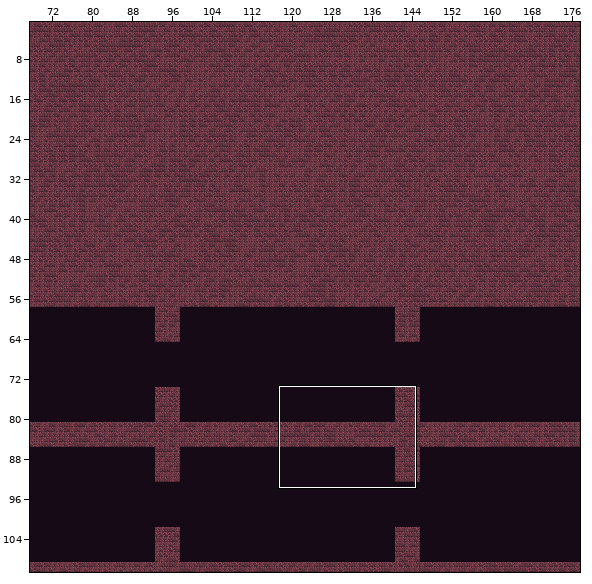
An edit to a level. Tiled map, android/assets/maps/CavernMap1.tmx. The first picture is a wide view before the edit; the outline marks the close-up.
Close-up. As it was:
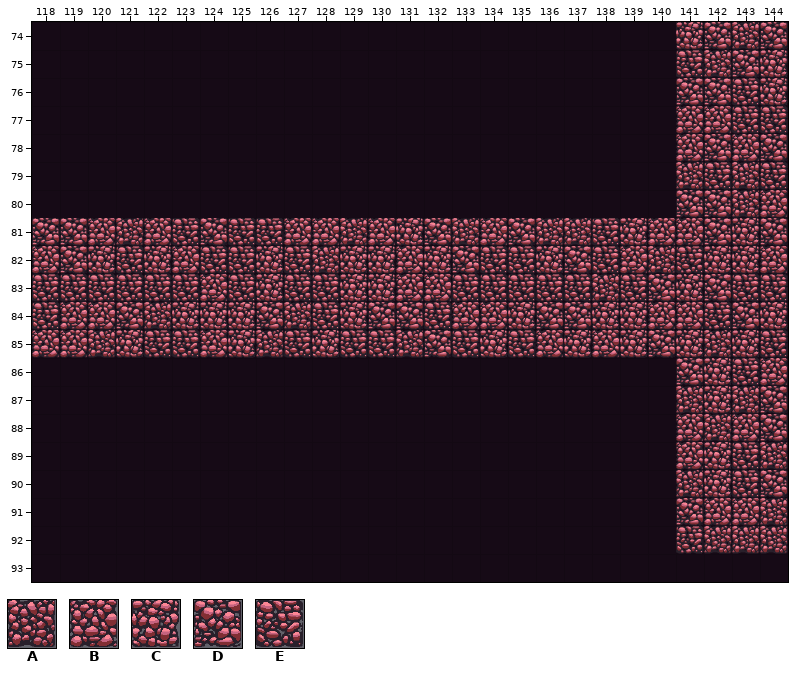
Cells are 64x64 px. Shown: x 118..144, y 74..93. The commit also changed other parts of the map, which this record leaves out.
Key: from "tileMapGutter": A 5, B 6, C 7, D 8, E 9.
_ is an empty cell.
Layers that did not change in this view are not listed.
Layer "terrain" before, first column x 118:
74 _______________________CDAD
75 _______________________EADC
76 _______________________DDEC
77 _______________________BBEE
78 _______________________BDBD
79 _______________________AEAE
80 _______________________DDAB
81 DDBABEDEEBBABCDABDAAECBBDCD
82 BDCECBEECEACCBCDEECDEBAECCB
83 EEEEEEBECEECCBBEEEEEAEDCDEE
84 EBBDACCCDAECDDEBBCDDCCBBEDC
85 BBACEEBCAECEEADECEBCBCDCACE
86 _______________________DCEB
87 _______________________ACAD
88 _______________________BABD
89 _______________________BCEA
90 _______________________ACED
91 _______________________DBBA
92 _______________________EAAA
93 ___________________________
Once edited:
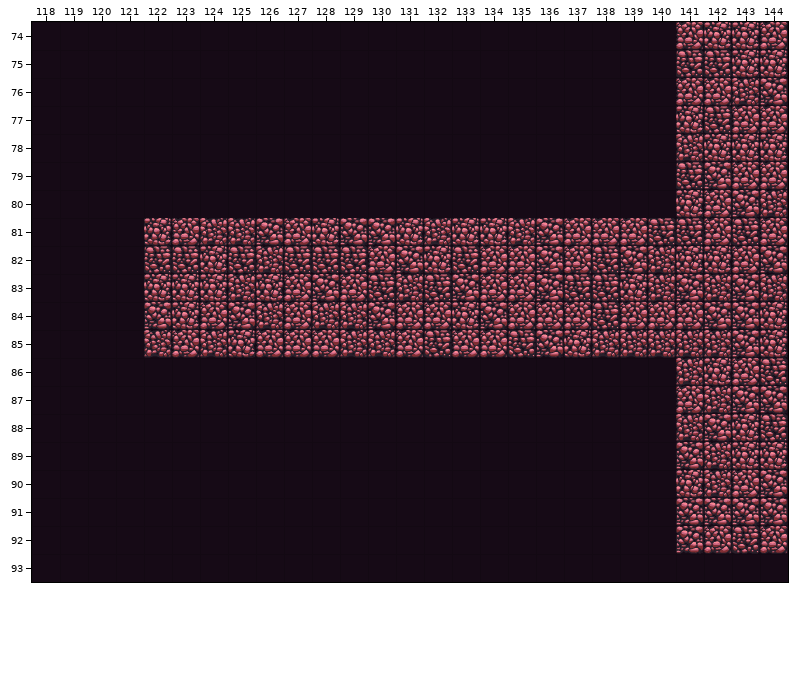
From old to new:
Layer "terrain":
y 74: x 141..144 CDAD -> BCCB
y 75: x 142..143 AD -> EC
y 76: x 141..144 DDEC -> BBAD
y 77: x 141..144 BBEE -> CEBB
y 78: x 141..144 BDBD -> ACCC
y 79: x 141..144 AEAE -> EDBB
y 80: x 141..144 DDAB -> CBDA
y 81: x 118..126 DDBABEDEE -> ____CBAAD; x 128..130 BAB -> CDD; x 132..144 DABDAAECBBDCD -> ACCADBBBEEBEB
y 82: x 118..124 BDCECBE -> ____EEC; x 126 C -> A; x 128..131 ACCB -> EEBD; x 133..137 DEECD -> EBBDB; x 139 B -> D; x 141 E -> C; x 143..144 CB -> BD
y 83: x 118..125 EEEEEEBE -> ____CCCA; x 127..136 EECCBBEEEE -> BDBEAEDBBD; x 138..144 AEDCDEE -> ECADADA
y 84: x 118..122 EBBDA -> ____D; x 124..129 CCDAEC -> BDABAA; x 131..139 DEBBCDDCC -> BBCDBBBEB; x 142 E -> D
y 85: x 118..124 BBACEEB -> ____ABA; x 126..134 AECEEADEC -> BBBAABEBB; x 136 B -> D; x 138..141 BCDC -> AAAA; x 143..144 CE -> DC
y 86: x 141 D -> A; x 143..144 EB -> BE
y 87: x 141..143 ACA -> BAD
y 88: x 141..144 BABD -> ADCE
y 89: x 141..144 BCEA -> DACC
y 90: x 141..143 ACE -> CAB
y 91: x 142..144 BBA -> DDD
y 92: x 141..144 EAAA -> DBEB
Where, in picture pixels (left, top, right, bottom), the same in both close-ups:
changed: (32, 22, 788, 554)
